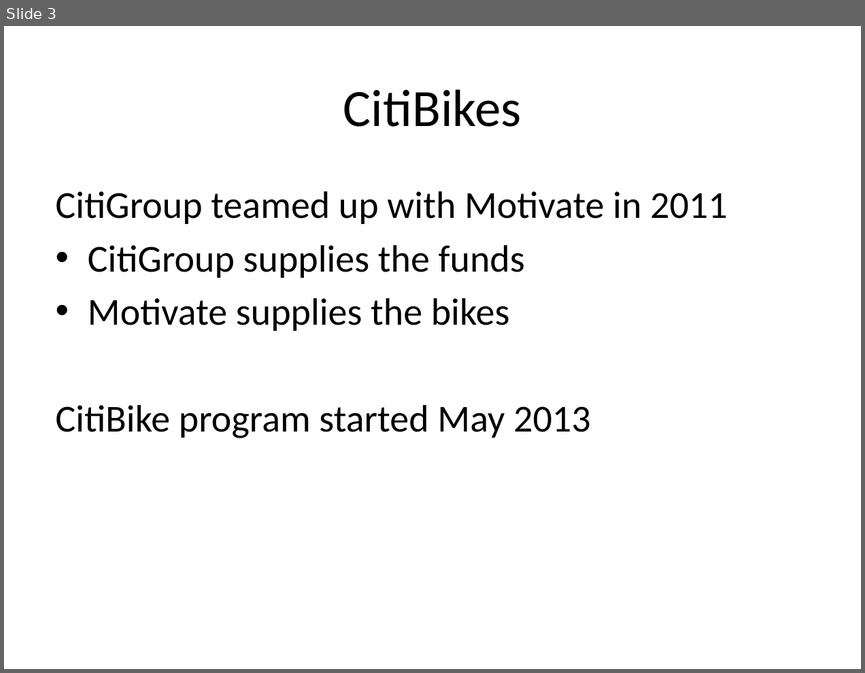
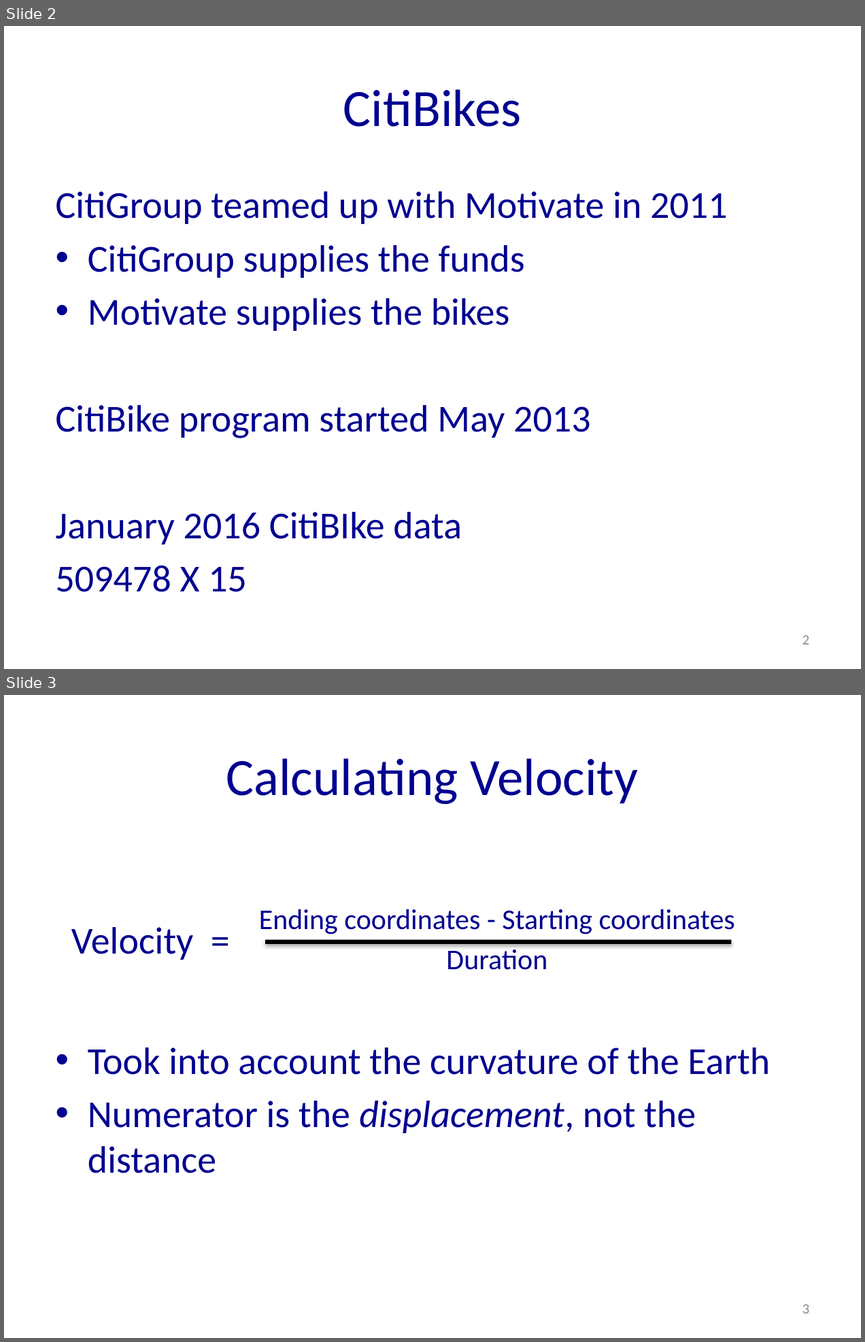
Before and after one commit to nycdatasci/bootcamp005_project, a slide deck: Project1-ExploreVis/Taraqur Rahman/CitiBike_Presentation.pptx. Shown one above the other, each under a label of ours: slide 3 before the commit, slides 2 and 3 after it. The pictures are 865x673 and 865x1342 pixels, drawn with LibreOffice and Linux fonts; fonts in the diff are those of the drawing. Boxes give left, top, right and bottom in pixels: in the first picture for what was removed or moved away, otherwise in the second. Text is boxed around its words. In the diff, an @@ line names an element or a change of style, - is before the commit and + after.

```diff
--- a/Project1-ExploreVis/Taraqur Rahman/CitiBike_Presentation.pptx
+++ b/Project1-ExploreVis/Taraqur Rahman/CitiBike_Presentation.pptx
@@ slide 3 added at (4, 695, 861, 1338), background #FFFFFF @@
@@ title added at (226, 758, 638, 804), 44 pt, text #000090 @@
+Calculating Velocity
@@ text added at (88, 909, 770, 1173), 32 pt, text #000090 @@
+Ending coordinates - Starting coordinates
+Duration
+• Took into account the curvature of the Earth
+• Numerator is the displacement, not the distance
@@ text added at (71, 927, 194, 960), 32 pt, text #000090 @@
+Velocity =
@@ rectangle added at (265, 940, 732, 945), fill #000000 @@
@@ page number added at (802, 1304, 810, 1313), 12 pt, text #8C8C8C @@
+3
@@ what was slide 3 is now slide 2 @@
@@ slide 2 changed as well @@
@@ title "CitiBikes" at (343, 89, 521, 127): text colour #000000 to #000090 @@
@@ text at (56, 191, 728, 438): text colour #000000 to #000090 in "CitiGroup teamed up with Motivate in 2011", "CitiGroup supplies the funds", "Motivate supplies the bikes", "CitiBike program started May 2013" @@
@@ text at (56, 512, 462, 592): paragraphs added @@
+January 2016 CitiBIke data
+509478 X 15
@@ page number added at (802, 635, 810, 644), 12 pt, text #8C8C8C @@
+2
```
Also in this commit, not shown: 1 other slide changed, 6 other slides added, 6 slides removed, 1 other file.
